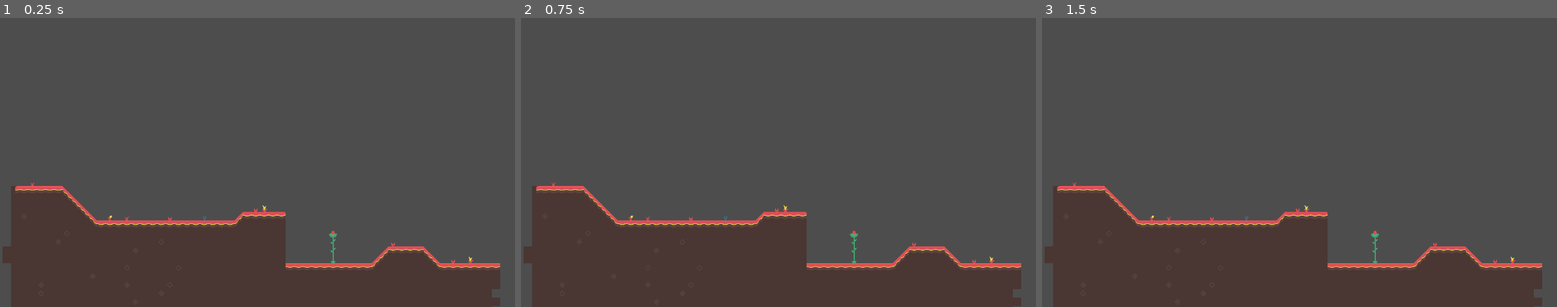
Above: before the commit, frames 1-3 (left to right).
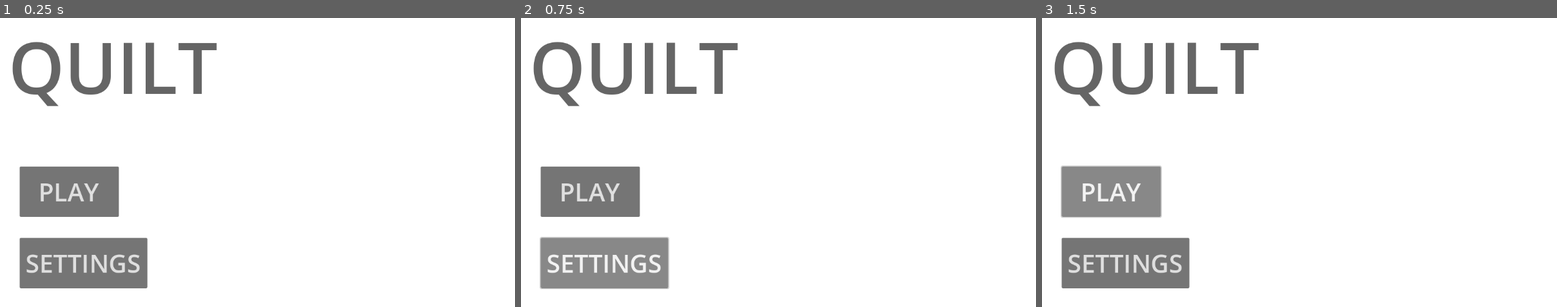
Above: after the commit, the same moments.

Repository: unsaltedkale/Quilt
Game: Godot game, scene res://main.tscn
Same seed, same stepped clock (60 frames per second), same inputs: the game is played once before the commit and once after it. The engine's default icon, where the game draws it, is replaced by a stand-in: a white triangle on a blue panel in a dark square.
Inputs (mouse positions are in pixels of both pictures, inside the frame that each line leads up to):
- Up to frame 1 (0.25 s): no input
- Up to frame 2 (0.75 s): click (603, 263) at 0.5 s, where only the run after the commit has a clickable "SETTINGS"
- Up to frame 3 (1.5 s): click (1108, 191) at 1.25 s, where only the run after the commit has a clickable "PLAY"

The runs differ from the first frame. In frame 1, 98% of the frame differs, in the area x 0-100%, y 0-100%; in frame 2, 98%; in frame 3, 98%.

Commit message:
Title Screen Layout

Diff:
--- /dev/null
+++ b/ChangeColor.gd
@@ -0,0 +1,10 @@
+extends ColorRect
+
+func _ready():
+	$".".modulate = Color.RED
+
+func _input(event: InputEvent) -> void:
+	if event.is_action("Action1"):
+		$".".modulate = Color.WHITE
+	else:
+		$".".modulate = Color.RED
--- a/UI.tscn
+++ b/UI.tscn
@@ -1,9 +1,9 @@
-[gd_scene load_steps=2 format=3 uid="uid://1iv87qysc1dl"]
+[gd_scene load_steps=3 format=3 uid="uid://1iv87qysc1dl"]
 
 [ext_resource type="Texture2D" uid="uid://dmcdml67v5cp1" path="res://icon.svg" id="1_wtcfe"]
+[ext_resource type="Script" uid="uid://sa0seeso6oef" path="res://ChangeColor.gd" id="2_3b2b5"]
 
 [node name="UI" type="Control"]
-visible = false
 layout_mode = 3
 anchors_preset = 15
 anchor_right = 1.0
@@ -11,19 +11,36 @@
 grow_horizontal = 2
 grow_vertical = 2
 
-[node name="Button" type="Button" parent="."]
+[node name="Background" type="ColorRect" parent="."]
 layout_mode = 0
-offset_left = 452.0
-offset_top = 166.0
-offset_right = 716.0
-offset_bottom = 430.0
-text = "Test"
+offset_right = 1152.0
+offset_bottom = 648.0
+
+[node name="Play" type="Button" parent="."]
+layout_mode = 0
+offset_left = 44.0
+offset_top = 333.0
+offset_right = 265.83002
+offset_bottom = 446.0
+theme_override_font_sizes/font_size = 56
+text = "PLAY"
+
+[node name="Settings" type="Button" parent="."]
+layout_mode = 0
+offset_left = 44.0
+offset_top = 493.0
+offset_right = 329.66003
+offset_bottom = 606.00006
+theme_override_font_sizes/font_size = 56
+text = "SETTINGS"
 
 [node name="Health" type="Sprite2D" parent="."]
+visible = false
 position = Vector2(165, 535)
 texture = ExtResource("1_wtcfe")
 
 [node name="GridContainer" type="GridContainer" parent="."]
+visible = false
 layout_mode = 0
 offset_right = 40.0
 offset_bottom = 40.0
@@ -33,10 +50,11 @@
 [node name="Panel" type="Panel" parent="GridContainer"]
 layout_mode = 2
 
-[node name="ColorRect" type="ColorRect" parent="GridContainer/Panel"]
+[node name="ColorRect2" type="ColorRect" parent="GridContainer/Panel"]
 layout_mode = 0
 offset_right = 40.0
 offset_bottom = 40.0
+script = ExtResource("2_3b2b5")
 
 [node name="Panel3" type="Panel" parent="GridContainer"]
 layout_mode = 2
@@ -53,3 +71,12 @@
 layout_mode = 0
 offset_right = 40.0
 offset_bottom = 40.0
+
+[node name="Title" type="Label" parent="."]
+layout_mode = 0
+offset_left = 19.0
+offset_right = 487.0
+offset_bottom = 217.0
+theme_override_colors/font_color = Color(0.39688927, 0.39688927, 0.39688924, 1)
+theme_override_font_sizes/font_size = 159
+text = "QUILT"
--- a/project.godot
+++ b/project.godot
@@ -14,3 +14,11 @@
 run/main_scene="uid://1225g3ggvek2"
 config/features=PackedStringArray("4.5", "Forward Plus")
 config/icon="res://icon.svg"
+
+[input]
+
+Action1={
+"deadzone": 0.2,
+"events": [Object(InputEventKey,"resource_local_to_scene":false,"resource_name":"","device":-1,"window_id":0,"alt_pressed":false,"shift_pressed":false,"ctrl_pressed":false,"meta_pressed":false,"pressed":false,"keycode":0,"physical_keycode":32,"key_label":0,"unicode":32,"location":0,"echo":false,"script":null)
+]
+}
Not shown, added: ChangeColor.gd.uid
